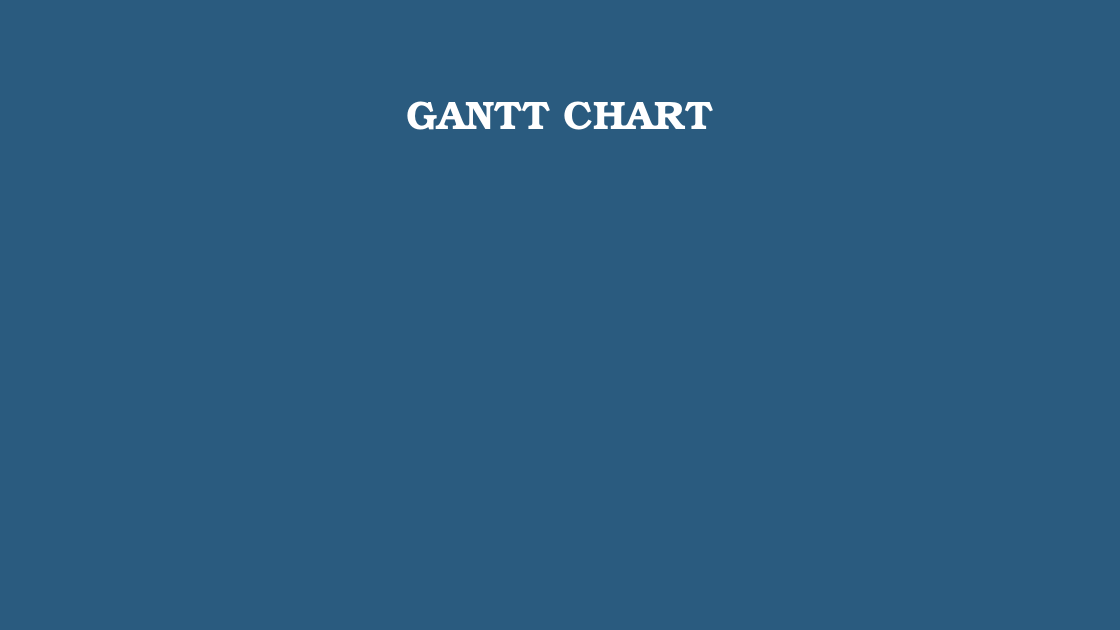
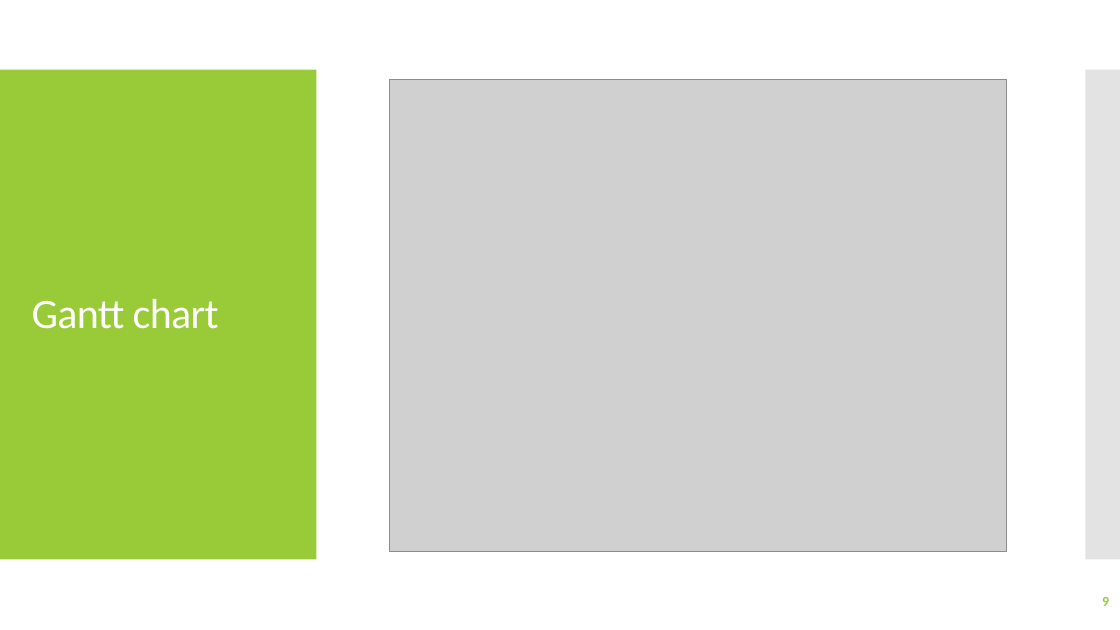
Before and after one commit to Sbdpratik/gharbeti, a slide deck: slide 9 of GharBeti.pptx (slide 7 before the commit). Drawn at 1120x630 pixels with LibreOffice and Linux fonts; fonts in the diff are those of the drawing; grey boxes stand for pictures. Boxes give left, top, right and bottom in pixels: in the first picture for what was removed or moved away, otherwise in the second. Text is boxed around its words. In the diff, an @@ line names an element or a change of style, - is before the commit and + after.

```diff
--- a/GharBeti.pptx
+++ b/GharBeti.pptx
@@ background #2A5B7F to #FFFFFF @@
@@ rectangle added at (0,70,317,560), fill #99CB38 @@
@@ picture added at (390,79,1007,551) @@
@@ rectangle added at (1086,70,1120,560), fill #C8C8C8 at 50% opacity @@
@@ title at (32,299,219,329): text changed; size 34 to 36 pt; font TeX Gyre Bonum to Calibri; bold off @@
-GANTT CHART
+Gantt chart
@@ page number added at (1102,597,1109,606), 12 pt, text #99CB38, bold @@
+9
```
Also in this commit, not shown: 3 other slides changed, 8 slides added, 7 slides removed, 1 other file.
